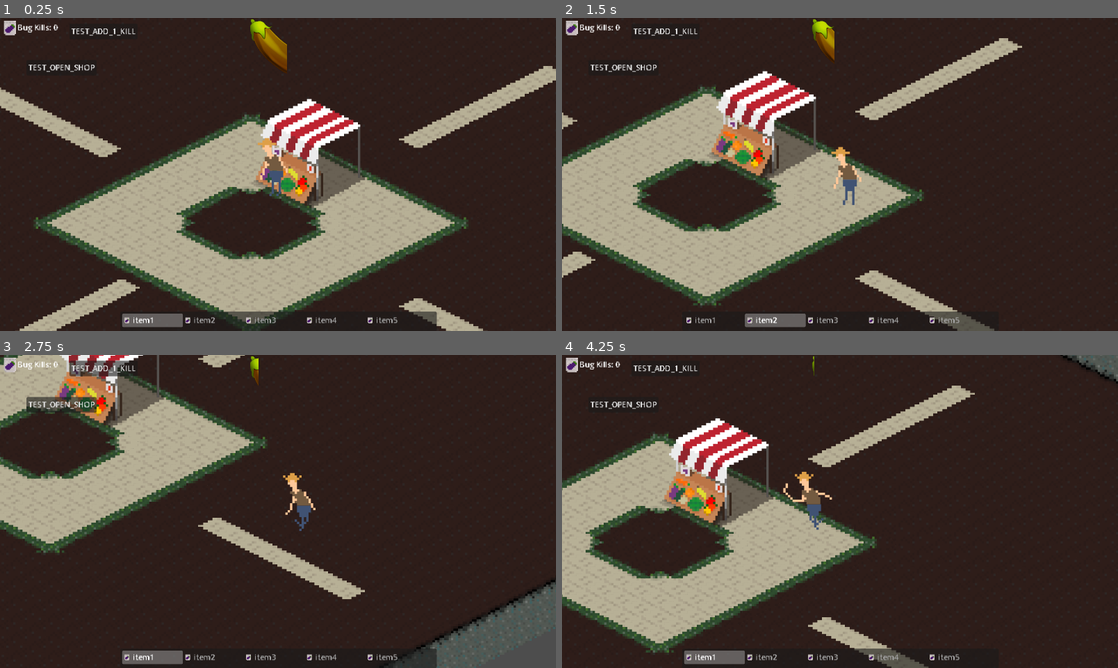
Above: before the commit, frames 1-4 (two rows, left to right).
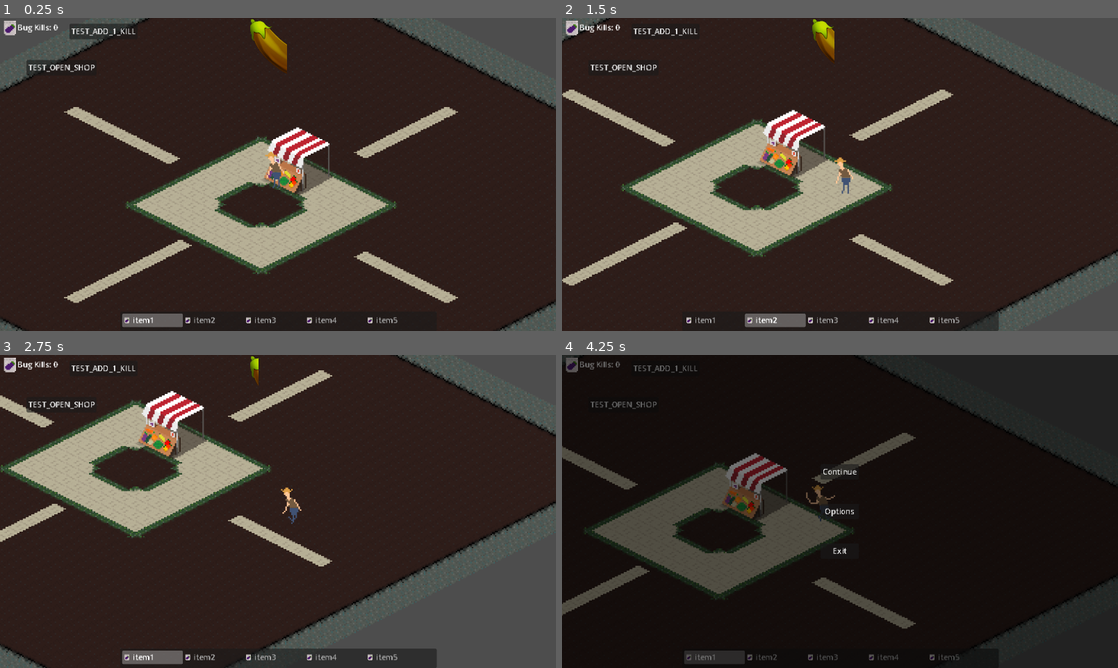
Above: after the commit, the same moments.

Repository: henreedev/final-farm
Game: Godot game, scene res://scenes/main.tscn
Same seed, same stepped clock (60 frames per second), same inputs: the game is played once before the commit and once after it.
Inputs (mouse positions are in pixels of both pictures, inside the frame that each line leads up to):
- Up to frame 1 (0.25 s): no input
- Up to frame 2 (1.5 s): move the mouse to (962, 158) at 0.52 s; hold D (Right) 0.53-1.28 s; hold E (interact) 0.53-1.28 s; move the mouse to (728, 190) at 1.27 s; hold S (Down) from 1.28 s (still down); tap Mouse wheel down (scroll_down) at 1.35 s
- Up to frame 3 (2.75 s): move the mouse to (333, 442) at 2.02 s; release S (Down) at 2.03 s; hold D (Right) from 2.03 s (still down); tap Mouse wheel up (scroll_up) at 2.1 s
- Up to frame 4 (4.25 s): move the mouse to (812, 574) at 2.77 s; release D (Right) at 2.78 s; hold W (Up) 2.78-3.53 s; click (812, 574) at 2.85 s; move the mouse to (1006, 558) at 3.52 s; hold A (Left) from 3.53 s (still down); hold Right mouse button (throw) from 3.53 s (still down); tap Escape (ui_cancel) at 4.15 s

The runs differ from the first frame. In frame 1, 37% of the frame differs, in the area x 0-100%, y 0-100%; in frame 2, 39%; in frame 3, 34%; in frame 4, 72%.

Commit message:
added pause menu, tested options-player connection

Diff:
--- a/project.godot
+++ b/project.godot
@@ -26,6 +26,11 @@
 [editor_plugins]
 
 enabled=PackedStringArray("res://addons/smoothing/plugin.cfg")
+
+[global_group]
+
+main=""
+upgrade_menu=""
 
 [gui]
 
--- /dev/null
+++ b/scenes/UI/options_menu.gd
@@ -0,0 +1,17 @@
+extends Control
+
+signal exit_options
+
+# Called when the node enters the scene tree for the first time.
+func _ready() -> void:
+	pass # Replace with function body.
+
+
+# Called every frame. 'delta' is the elapsed time since the previous frame.
+func _process(delta: float) -> void:
+	pass
+
+
+func _on_button_pressed() -> void:
+	exit_options.emit()
+	pass # Replace with function body.
--- /dev/null
+++ b/scenes/UI/options_menu.tscn
@@ -0,0 +1,51 @@
+[gd_scene load_steps=2 format=3 uid="uid://dnsp4xgc387vm"]
+
+[ext_resource type="Script" path="res://scenes/UI/options_menu.gd" id="1_xn6tg"]
+
+[node name="options_menu" type="Control"]
+visible = false
+layout_mode = 3
+anchors_preset = 15
+anchor_right = 1.0
+anchor_bottom = 1.0
+grow_horizontal = 2
+grow_vertical = 2
+script = ExtResource("1_xn6tg")
+
+[node name="ColorRect" type="ColorRect" parent="."]
+layout_mode = 0
+offset_right = 40.0
+offset_bottom = 40.0
+
+[node name="MarginContainer" type="MarginContainer" parent="."]
+layout_mode = 1
+anchors_preset = 15
+anchor_right = 1.0
+anchor_bottom = 1.0
+grow_horizontal = 2
+grow_vertical = 2
+theme_override_constants/margin_left = 30
+theme_override_constants/margin_top = 30
+theme_override_constants/margin_right = 30
+theme_override_constants/margin_bottom = 30
+
+[node name="TabContainer" type="TabContainer" parent="MarginContainer"]
+layout_mode = 2
+current_tab = 0
+
+[node name="Video" type="TabBar" parent="MarginContainer/TabContainer"]
+layout_mode = 2
+metadata/_tab_index = 0
+
+[node name="Audio" type="TabBar" parent="MarginContainer/TabContainer"]
+visible = false
+layout_mode = 2
+metadata/_tab_index = 1
+
+[node name="Exit" type="Button" parent="MarginContainer"]
+layout_mode = 2
+size_flags_horizontal = 4
+size_flags_vertical = 8
+text = "Exit Options"
+
+[connection signal="pressed" from="MarginContainer/Exit" to="." method="_on_button_pressed"]
--- /dev/null
+++ b/scenes/UI/pause_menu.gd
@@ -0,0 +1,52 @@
+extends Control
+signal unpausing_with_esc
+@onready var main = get_tree().get_first_node_in_group("main")
+@onready var options_menu: Control = $MarginContainer/options_menu
+@onready var main_options: VBoxContainer = $MarginContainer/VBoxContainer
+
+
+# Called when the node enters the scene tree for the first time.
+func _ready() -> void:
+	connect_signals()
+	pass # Replace with function body.
+
+func connect_signals():
+	#main.toggle_game_paused.connect(_on_main_toggle_game_paused)
+	pass
+
+# Called every frame. 'delta' is the elapsed time since the previous frame.
+func _process(delta: float) -> void:
+	pass
+
+func _input(event: InputEvent):
+	if Input.is_action_just_pressed("ui_cancel"):
+		await get_tree().create_timer(0.01).timeout
+		unpausing_with_esc.emit()
+
+
+func _on_continue_pressed() -> void:
+	hide()
+	get_tree().paused = false
+
+
+func _on_options_pressed() -> void:
+	options_menu.visible = true
+	main_options.visible = false
+	pass # Replace with function body.
+
+
+func _on_exit_pressed() -> void:
+	get_tree().quit()
+
+
+func _on_main_toggle_game_paused(is_paused: bool):
+	visible = true
+	pass
+
+
+
+
+func _on_options_menu_exit_options() -> void:
+	options_menu.visible = false
+	main_options.visible = true
+	pass # Replace with function body.
--- /dev/null
+++ b/scenes/UI/pause_menu.tscn
@@ -0,0 +1,62 @@
+[gd_scene load_steps=3 format=3 uid="uid://fxv5hgqgs5ds"]
+
+[ext_resource type="Script" path="res://scenes/UI/pause_menu.gd" id="1_o6534"]
+[ext_resource type="PackedScene" uid="uid://dnsp4xgc387vm" path="res://scenes/UI/options_menu.tscn" id="2_n4544"]
+
+[node name="pause_menu" type="Control"]
+process_mode = 2
+visible = false
+layout_mode = 3
+anchors_preset = 15
+anchor_right = 1.0
+anchor_bottom = 1.0
+grow_horizontal = 2
+grow_vertical = 2
+script = ExtResource("1_o6534")
+
+[node name="ColorRect" type="ColorRect" parent="."]
+layout_mode = 1
+anchors_preset = 15
+anchor_right = 1.0
+anchor_bottom = 1.0
+grow_horizontal = 2
+grow_vertical = 2
+color = Color(0, 0, 0, 0.556863)
+
+[node name="MarginContainer" type="MarginContainer" parent="."]
+layout_mode = 1
+anchors_preset = 15
+anchor_right = 1.0
+anchor_bottom = 1.0
+grow_horizontal = 2
+grow_vertical = 2
+theme_override_constants/margin_left = 50
+theme_override_constants/margin_top = 50
+theme_override_constants/margin_right = 50
+theme_override_constants/margin_bottom = 50
+
+[node name="VBoxContainer" type="VBoxContainer" parent="MarginContainer"]
+layout_mode = 2
+size_flags_horizontal = 4
+size_flags_vertical = 4
+theme_override_constants/separation = 50
+
+[node name="Continue" type="Button" parent="MarginContainer/VBoxContainer"]
+layout_mode = 2
+text = "Continue"
+
+[node name="Options" type="Button" parent="MarginContainer/VBoxContainer"]
+layout_mode = 2
+text = "Options"
+
+[node name="Exit" type="Button" parent="MarginContainer/VBoxContainer"]
+layout_mode = 2
+text = "Exit"
+
+[node name="options_menu" parent="MarginContainer" instance=ExtResource("2_n4544")]
+layout_mode = 2
+
+[connection signal="pressed" from="MarginContainer/VBoxContainer/Continue" to="." method="_on_continue_pressed"]
+[connection signal="pressed" from="MarginContainer/VBoxContainer/Options" to="." method="_on_options_pressed"]
+[connection signal="pressed" from="MarginContainer/VBoxContainer/Exit" to="." method="_on_exit_pressed"]
+[connection signal="exit_options" from="MarginContainer/options_menu" to="." method="_on_options_menu_exit_options"]
--- a/scenes/UI/upgrade_menu.gd
+++ b/scenes/UI/upgrade_menu.gd
@@ -1,6 +1,15 @@
 extends Control
 signal check_if_purchasable
+signal purchased_seed_eggplant
 var isPurchased := [false]
+@onready var main = get_tree().get_first_node_in_group("main")
+
+@onready var player_speed: Button = $"MarginContainer/TabContainer/Player Upgrades/ScrollContainer/player_speed"
+@onready var seed_tomato: Button = $MarginContainer/TabContainer/Seeds/ScrollContainer/VBoxContainer/seed_tomato
+@onready var seed_eggplant: Button = $MarginContainer/TabContainer/Seeds/ScrollContainer/VBoxContainer/seed_eggplant
+
+
+
 # Called when the node enters the scene tree for the first time.
 func _ready() -> void:
 	pass # Replace with function body.
@@ -12,9 +21,6 @@
 
 
 
-func _on_button_button_down() -> void:
-	purchase_upgrade("player_speed_1",10)
-
 func purchase_upgrade(upgrade_name: String,price):
 	check_if_purchasable.emit(upgrade_name, price)
 	pass
@@ -24,3 +30,23 @@
 func _on_exit_pressed() -> void:
 	visible = false
 	pass # Replace with function body.
+
+
+func _on_seed_tomato_pressed() -> void:
+
+	pass # Replace with function body.
+
+
+func _on_seed_eggplant_pressed() -> void:
+	if main.food_amount > 10:
+		print("egg")
+		main.food_amount -= 10
+		purchased_seed_eggplant.emit()
+		pass
+	else:
+		print("not enough to  egg")
+	pass # Replace with function body.
+
+
+func _on_player_speed_pressed() -> void:
+	pass # Replace with function body.
--- a/scenes/UI/upgrade_menu.tscn
+++ b/scenes/UI/upgrade_menu.tscn
@@ -2,7 +2,7 @@
 
 [ext_resource type="Script" path="res://scenes/UI/upgrade_menu.gd" id="1_yhjbo"]
 
-[node name="Upgrade_Menu" type="Control"]
+[node name="Upgrade_Menu" type="Control" groups=["upgrade_menu"]]
 layout_mode = 3
 anchors_preset = 15
 anchor_right = 1.0
@@ -35,9 +35,10 @@
 
 [node name="TabContainer" type="TabContainer" parent="MarginContainer"]
 layout_mode = 2
-current_tab = 0
+current_tab = 1
 
 [node name="Player Upgrades" type="TabBar" parent="MarginContainer/TabContainer"]
+visible = false
 layout_mode = 2
 metadata/_tab_index = 0
 
@@ -49,29 +50,45 @@
 grow_horizontal = 2
 grow_vertical = 2
 
-[node name="Button" type="Button" parent="MarginContainer/TabContainer/Player Upgrades/ScrollContainer"]
+[node name="player_speed" type="Button" parent="MarginContainer/TabContainer/Player Upgrades/ScrollContainer"]
 layout_mode = 2
 text = "Buy Speed Up :10"
 
-[node name="TabBar2" type="TabBar" parent="MarginContainer/TabContainer"]
-visible = false
+[node name="Seeds" type="TabBar" parent="MarginContainer/TabContainer"]
 layout_mode = 2
 metadata/_tab_index = 1
+
+[node name="ScrollContainer" type="ScrollContainer" parent="MarginContainer/TabContainer/Seeds"]
+layout_mode = 1
+anchors_preset = 15
+anchor_right = 1.0
+anchor_bottom = 1.0
+grow_horizontal = 2
+grow_vertical = 2
+
+[node name="VBoxContainer" type="VBoxContainer" parent="MarginContainer/TabContainer/Seeds/ScrollContainer"]
+layout_mode = 2
+
+[node name="seed_eggplant" type="Button" parent="MarginContainer/TabContainer/Seeds/ScrollContainer/VBoxContainer"]
+layout_mode = 2
+text = "Buy Eggplant"
+
+[node name="seed_tomato" type="Button" parent="MarginContainer/TabContainer/Seeds/ScrollContainer/VBoxContainer"]
+layout_mode = 2
+text = "Buy other"
 
 [node name="TabBar3" type="TabBar" parent="MarginContainer/TabContainer"]
 visible = false
 layout_mode = 2
 metadata/_tab_index = 2
 
-[node name="exit" type="Button" parent="."]
+[node name="exit" type="Button" parent="MarginContainer"]
 layout_mode = 2
-offset_left = 970.0
-offset_top = 572.0
-offset_right = 1132.0
-offset_bottom = 628.0
-grow_horizontal = 0
-grow_vertical = 0
+size_flags_horizontal = 4
+size_flags_vertical = 8
 text = "Close Shop"
 
-[connection signal="button_down" from="MarginContainer/TabContainer/Player Upgrades/ScrollContainer/Button" to="." method="_on_button_button_down"]
-[connection signal="pressed" from="exit" to="." method="_on_exit_pressed"]
+[connection signal="pressed" from="MarginContainer/TabContainer/Player Upgrades/ScrollContainer/player_speed" to="." method="_on_player_speed_pressed"]
+[connection signal="pressed" from="MarginContainer/TabContainer/Seeds/ScrollContainer/VBoxContainer/seed_eggplant" to="." method="_on_seed_eggplant_pressed"]
+[connection signal="pressed" from="MarginContainer/TabContainer/Seeds/ScrollContainer/VBoxContainer/seed_tomato" to="." method="_on_seed_tomato_pressed"]
+[connection signal="pressed" from="MarginContainer/exit" to="." method="_on_exit_pressed"]
--- a/scenes/main.tscn
+++ b/scenes/main.tscn
@@ -1,9 +1,10 @@
-[gd_scene load_steps=6 format=3 uid="uid://bxqqm0fji2wwm"]
+[gd_scene load_steps=7 format=3 uid="uid://bxqqm0fji2wwm"]
 
 [ext_resource type="PackedScene" uid="uid://cem6gwr7id7u8" path="res://scenes/player/player.tscn" id="2_1vtnu"]
 [ext_resource type="PackedScene" uid="uid://c5dhqb4exnv2r" path="res://scenes/map/map.tscn" id="2_nevbb"]
 [ext_resource type="PackedScene" uid="uid://cqu2nhyajf5dp" path="res://scenes/UI/player_ui.tscn" id="3_pq8xe"]
 [ext_resource type="PackedScene" uid="uid://bkcmq0oly4j8w" path="res://scenes/UI/upgrade_menu.tscn" id="4_1qibe"]
+[ext_resource type="PackedScene" uid="uid://fxv5hgqgs5ds" path="res://scenes/UI/pause_menu.tscn" id="5_3rix5"]
 
 [sub_resource type="GDScript" id="GDScript_8cn2p"]
 script/source = "extends Node2D
@@ -11,11 +12,13 @@
 
 @onready var player_ui: Control = $CanvasLayer/Player_UI
 @onready var upgrade_menu: Control = $CanvasLayer/Upgrade_Menu
+@onready var pause_menu: Control = $CanvasLayer/pause_menu
 
+#signal toggle_game_paused(is_paused: bool)
 
-var food_amount := 1
+@export var food_amount := 100
 const WINNING_FOOD_AMOUNT = 1000000
-var bugs_killed = 0
+@export var bugs_killed = 0
 signal upgrade_purchased
 func _ready() -> void:
 	connect_signals()
@@ -28,7 +31,14 @@
 func _process(delta: float) -> void:
 	pass
 
+func _input(event: InputEvent):
+	if not get_tree().paused:
 
+		if Input.is_action_just_pressed(\"ui_cancel\"):
+			print(\"pausing game\")
+			get_tree().paused = true
+			pause_menu.visible = true
+			#toggle_game_paused.emit(true)
 
 
 func _on_upgrade_menu_check_if_purchasable(upgrade_name: String, price: int) -> void:
@@ -51,9 +61,15 @@
 func _on_test_open_shop_pressed() -> void:
 	upgrade_menu.visible = true
 	pass # Replace with function body.
+
+
+
+func _on_pause_menu_unpausing_with_esc() -> void:
+	get_tree().paused = false
+	pause_menu.visible = false
 "
 
-[node name="Main" type="Node2D"]
+[node name="Main" type="Node2D" groups=["main"]]
 y_sort_enabled = true
 script = SubResource("GDScript_8cn2p")
 
@@ -76,5 +92,8 @@
 offset_bottom = 118.0
 text = "TEST_OPEN_SHOP"
 
+[node name="pause_menu" parent="CanvasLayer" instance=ExtResource("5_3rix5")]
+
 [connection signal="bug_killed" from="CanvasLayer/Player_UI" to="." method="_on_player_ui_bug_killed"]
 [connection signal="pressed" from="CanvasLayer/TEST_OPEN_SHOP" to="." method="_on_test_open_shop_pressed"]
+[connection signal="unpausing_with_esc" from="CanvasLayer/pause_menu" to="." method="_on_pause_menu_unpausing_with_esc"]
--- a/scenes/player/player.gd
+++ b/scenes/player/player.gd
@@ -49,11 +49,21 @@
 @onready var throw_zoom_timer : Timer = $ThrowZoomTimer
 @onready var ignore_swing_timer : Timer = $IgnoreSwingTimer
 
+@onready var upgrade_menu = get_tree().get_first_node_in_group("upgrade_menu")
+
 #endregion: Globals
 
 #region: Built-in functions
 func _ready() -> void:
 	_init_vars()
+
+	#testing direct connection from upgrade menu to player
+	upgrade_menu.purchased_seed_eggplant.connect(test_connection)
+
+func test_connection():
+	print("yay")
+	pass
+
 
 func _init_vars() -> void:
 	initial_zoom = cam.zoom
--- a/scenes/player/player.tscn
+++ b/scenes/player/player.tscn
@@ -352,7 +352,7 @@
 [node name="Camera2D" type="Camera2D" parent="."]
 physics_interpolation_mode = 1
 offset = Vector2(0, -8)
-zoom = Vector2(4.8, 4.8)
+zoom = Vector2(3, 3)
 position_smoothing_enabled = true
 
 [node name="ThrowZoomTimer" type="Timer" parent="."]
